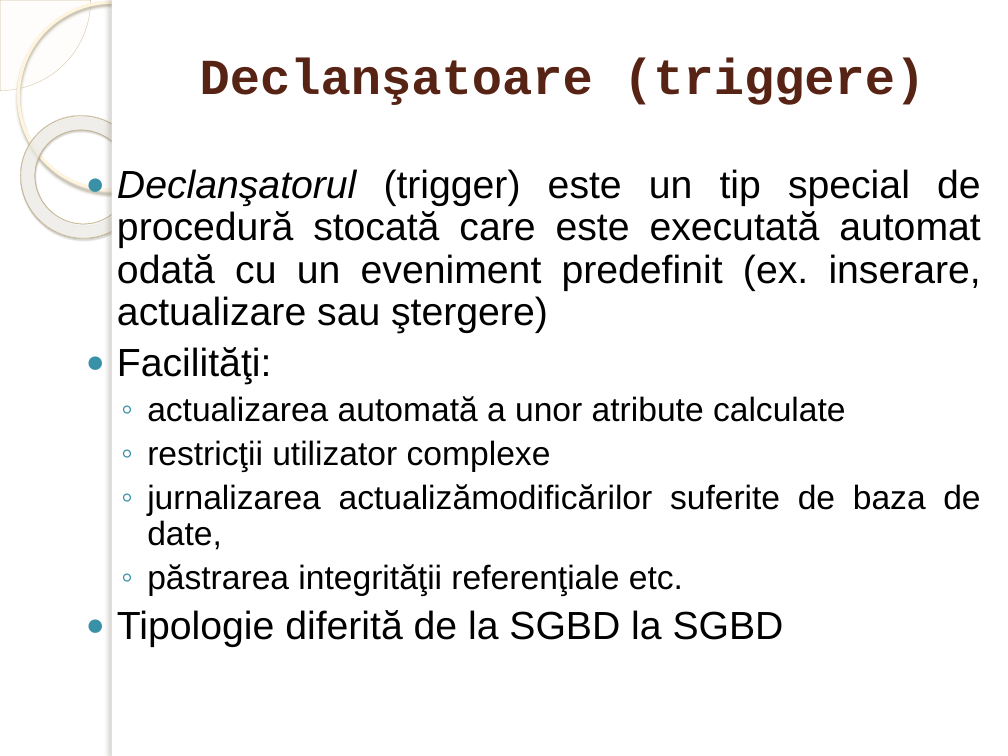
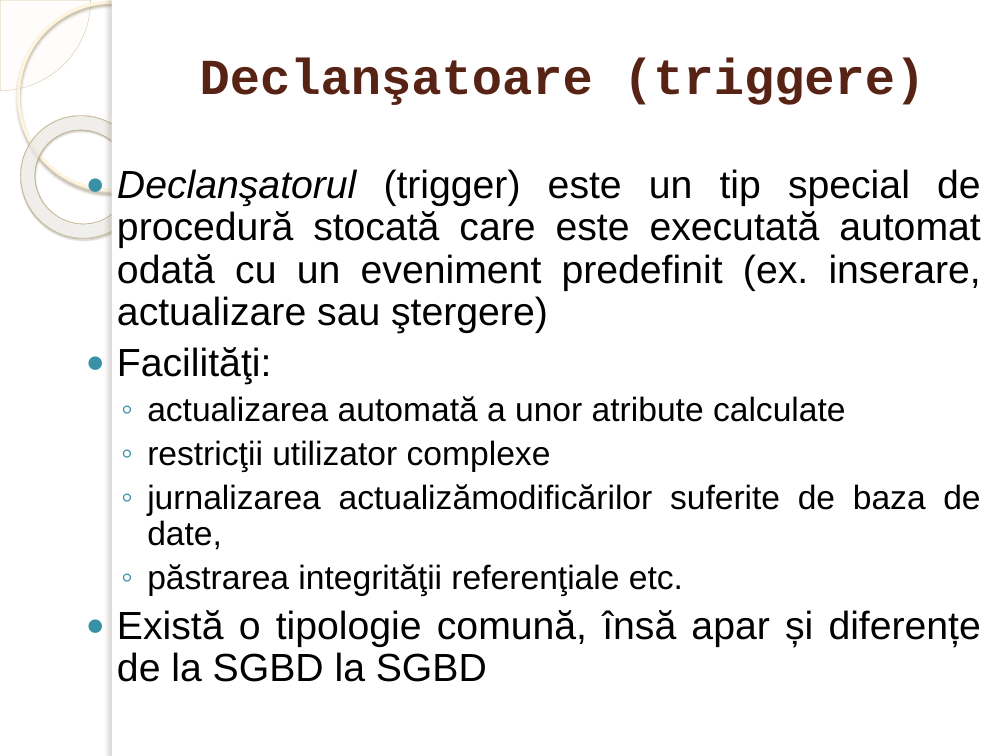
Before and after one commit to marinfotache/Baze-de-date-I, a slide deck: slide 67 of 02_Modelul_relational/02_Modelul_relational.pptx. Drawn at 1008x756 pixels with LibreOffice and Linux fonts; fonts in the diff are those of the drawing; background and template pictures are left out. Boxes give left, top, right and bottom in pixels: in the first picture for what was removed or moved away, otherwise in the second. Text is boxed around its words. In the diff, an @@ line names an element or a change of style, - is before the commit and + after.

```diff
--- a/02_Modelul_relational/02_Modelul_relational.pptx
+++ b/02_Modelul_relational/02_Modelul_relational.pptx
@@ text at [117, 610, 981, 682]: text changed @@
-● Tipologie diferită de la SGBD la SGBD
+● Există o tipologie comună, însă apar și diferențe de la SGBD la SGBD
```
Also in this commit, not shown: 5 other slides changed.
